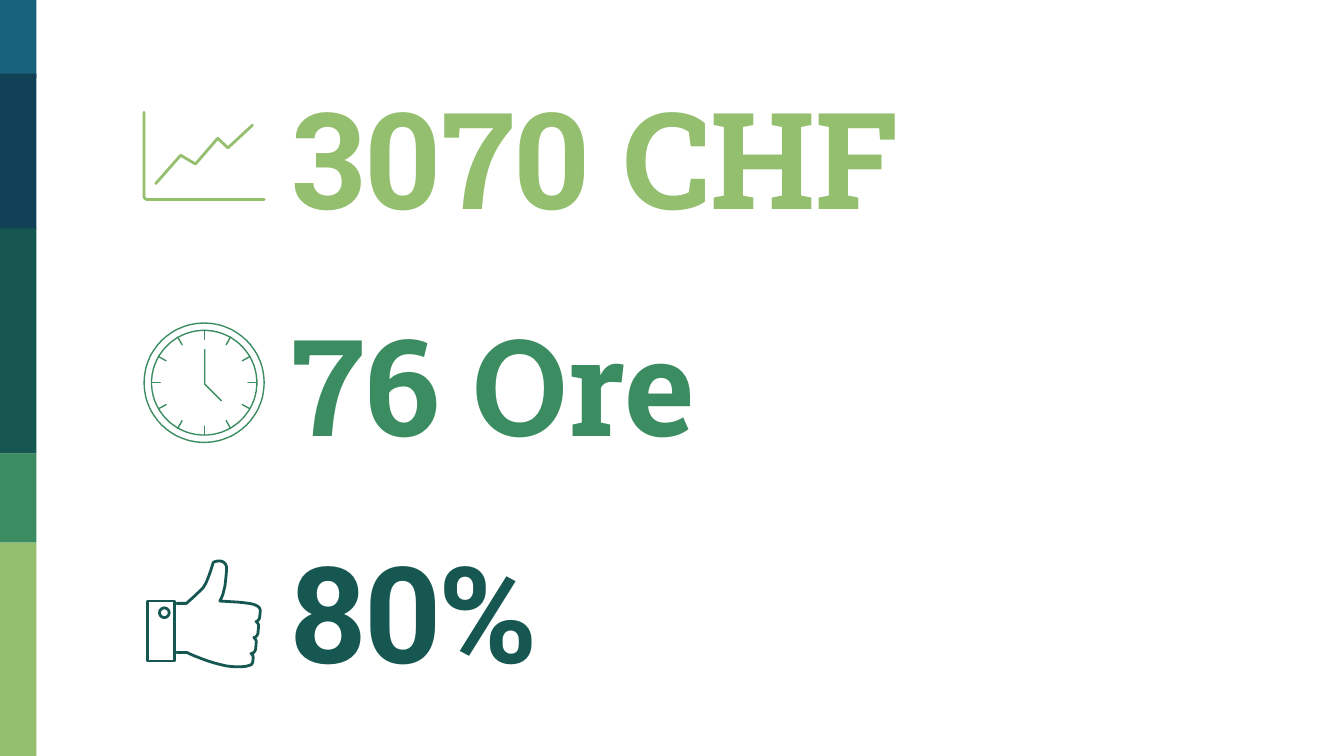
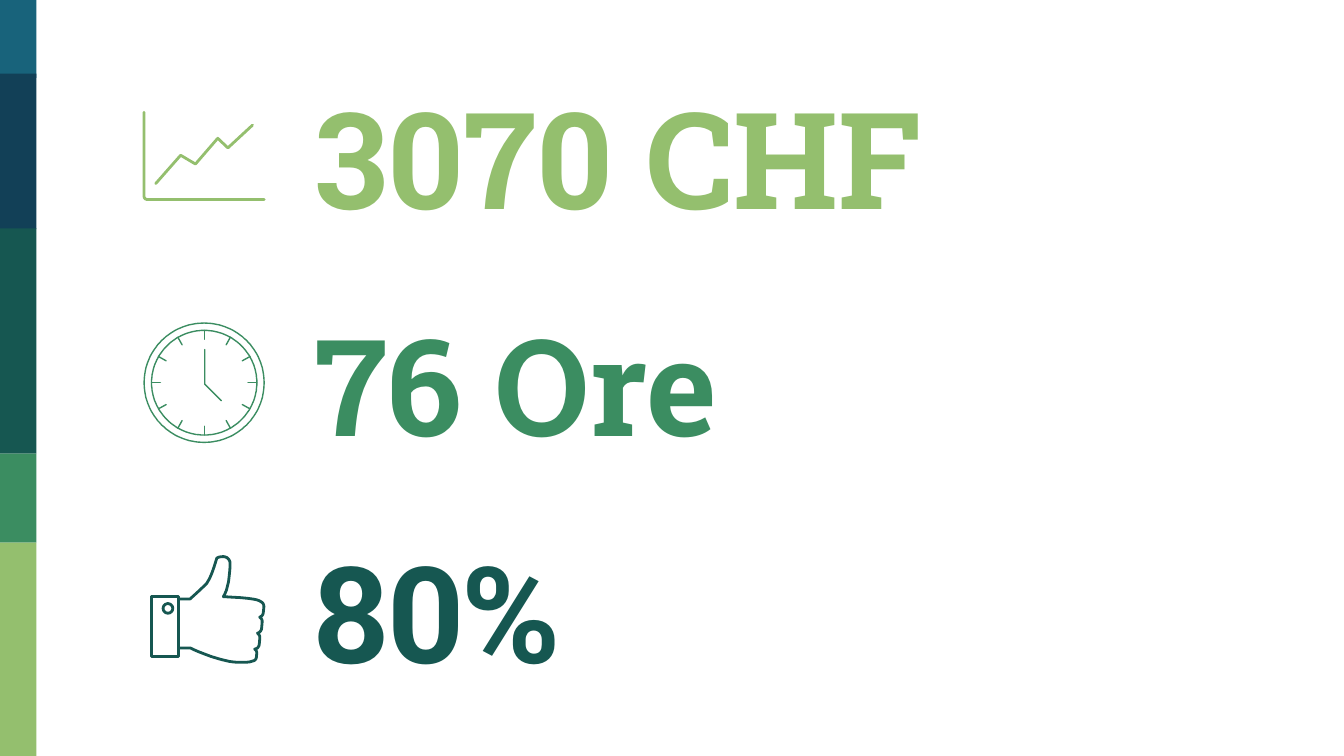
Before and after one commit to LuMug/Carthafind, a slide deck: slide 6 of I3_Presentazione_Carthafind.pptx. Drawn at 1344x756 pixels with LibreOffice and Linux fonts; fonts in the diff are those of the drawing. Boxes give left, top, right and bottom in pixels: in the first picture for what was removed or moved away, otherwise in the second. Text is boxed around its words. In the diff, an @@ line names an element or a change of style, - is before the commit and + after.

```diff
--- a/I3_Presentazione_Carthafind.pptx
+++ b/I3_Presentazione_Carthafind.pptx
@@ 3 titles: place and size @@
-3 titles at (292, 112, 898, 665)
+3 titles at (314, 112, 921, 665)
@@ freeform shape: place and size @@
-freeform shape at (177, 560, 261, 667)
+freeform shape at (180, 556, 263, 663)
@@ freeform shape: place and size @@
-freeform shape at (148, 601, 175, 661)
+freeform shape at (152, 597, 179, 657)
```
Also in this commit, not shown: 6 other slides changed, 2 slides added, 13 slides removed.
